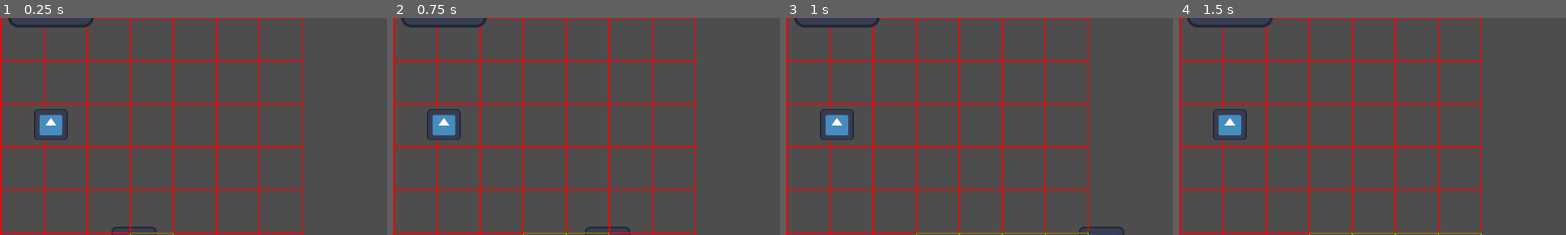
Above: before the commit, frames 1-4 (left to right).
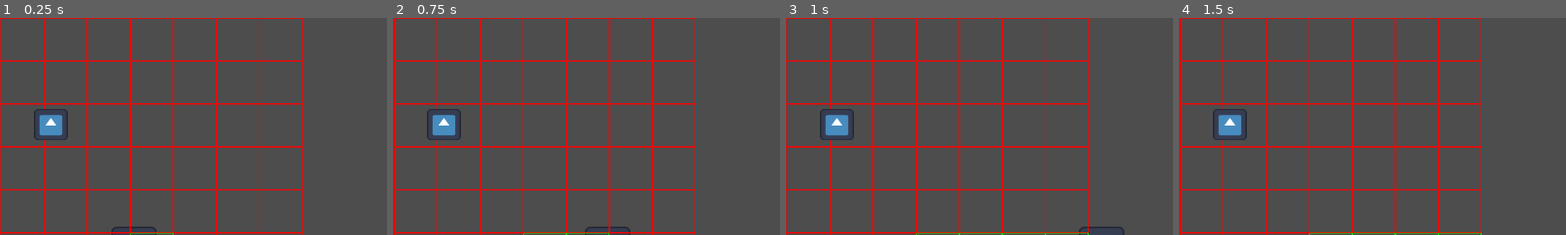
Above: after the commit, the same moments.

Repository: imanninen/test_godot
Game: Godot game, scene res://first_scene.tscn
Same seed, same stepped clock (60 frames per second), same inputs: the game is played once before the commit and once after it. The engine's default icon, where the game draws it, is replaced by a stand-in: a white triangle on a blue panel in a dark square.
Inputs:
- Up to frame 1 (0.25 s): no input
- Up to frame 2 (0.75 s): tap Enter (ui_accept) at 0.5, 0.6 s; hold D (right) from 0.53 s (still down)
- Up to frame 3 (1 s): keep holding D (right); tap Enter (ui_accept) at 0.77 s
- Up to frame 4 (1.5 s): keep holding D (right); tap Enter (ui_accept) at 1.07, 1.35 s
The pictures show only the part of the screen within x 17-66%, y 0-50%; the shares and areas given below are measured in that part.

The runs differ from the first frame. In frame 1, 0.4% of the frame differs, in the area x 2-25%, y 0-5%; in frame 2, 0.4%; in frame 3, 0.4%; in frame 4, 0.4%.

Commit message:
removed unnessesory files

Diff:
--- a/first_scene.tscn
+++ b/first_scene.tscn
@@ -1,16 +1,53 @@
-[gd_scene load_steps=9 format=3 uid="uid://o8lx8vysihq2"]
+[gd_scene load_steps=7 format=3 uid="uid://o8lx8vysihq2"]
 
 [ext_resource type="Script" path="res://aboba.gd" id="1_1bp27"]
 [ext_resource type="Script" path="res://root_script.gd" id="1_6wf8t"]
 [ext_resource type="Texture2D" uid="uid://dky24olesx0cv" path="res://icon.svg" id="1_lse16"]
 [ext_resource type="Script" path="res://input_nandle.gd" id="3_i4f1x"]
-[ext_resource type="Script" path="res://test_moving.gd" id="4_aqvcn"]
-[ext_resource type="Script" path="res://sprite_move.gd" id="5_aabp0"]
 
 [sub_resource type="CircleShape2D" id="CircleShape2D_krk70"]
 radius = 26.0768
 
-[sub_resource type="CircleShape2D" id="CircleShape2D_xm6ma"]
+[sub_resource type="GDScript" id="GDScript_u2q2n"]
+script/source = "extends Sprite2D
+
+var speed = 10
+# Called when the node enters the scene tree for the first time.
+func _ready():
+	pass # Replace with function body.
+
+
+
+# Called every frame. 'delta' is the elapsed time since the previous frame.
+func _process(delta):
+	var tmp = get_input()
+	global_position += tmp
+
+func get_input():
+	var input_direction = Input.get_vector(\"left\", \"right\", \"up\", \"down\")
+	var velocity = input_direction * speed
+	return velocity
+
+#func move(direction):
+	#global_position += direction
+#
+#func triggerKey(key: String):
+	#match key:
+		#\"A\":
+			#move(Vector2(-10, 0))
+		#\"D\":
+			#move(Vector2(10, 0))
+		#\"W\":
+			#move(Vector2(0, -10))
+		#\"S\":
+			#move(Vector2(0, 10))
+#
+#
+#func _input(event):
+	#print(event.as_text())
+	#if event is InputEventKey:
+		#triggerKey(event.as_text())
+"
 
 [node name="Node2D" type="Node2D"]
 z_index = 1
@@ -32,19 +69,9 @@
 [node name="Node" type="Node" parent="."]
 script = ExtResource("3_i4f1x")
 
-[node name="CharacterBody2D" type="CharacterBody2D" parent="."]
-script = ExtResource("4_aqvcn")
-
-[node name="CollisionShape2D" type="CollisionShape2D" parent="CharacterBody2D"]
-shape = SubResource("CircleShape2D_xm6ma")
-
-[node name="Sprite2D" type="Sprite2D" parent="CharacterBody2D"]
-position = Vector2(266, -50)
-texture = ExtResource("1_lse16")
-
 [node name="Player" type="Sprite2D" parent="."]
 z_as_relative = false
 position = Vector2(389.5, 343)
 scale = Vector2(0.53, 0.5)
 texture = ExtResource("1_lse16")
-script = ExtResource("5_aabp0")
+script = SubResource("GDScript_u2q2n")
--- a/sprite_move.gd
+++ /dev/null
@@ -1,38 +0,0 @@
-extends Sprite2D
-
-var speed = 10
-# Called when the node enters the scene tree for the first time.
-func _ready():
-	pass # Replace with function body.
-
-
-
-# Called every frame. 'delta' is the elapsed time since the previous frame.
-func _process(delta):
-	var tmp = get_input()
-	global_position += tmp
-
-func get_input():
-	var input_direction = Input.get_vector("left", "right", "up", "down")
-	var velocity = input_direction * speed
-	return velocity
-
-#func move(direction):
-	#global_position += direction
-#
-#func triggerKey(key: String):
-	#match key:
-		#"A":
-			#move(Vector2(-10, 0))
-		#"D":
-			#move(Vector2(10, 0))
-		#"W":
-			#move(Vector2(0, -10))
-		#"S":
-			#move(Vector2(0, 10))
-#
-#
-#func _input(event):
-	#print(event.as_text())
-	#if event is InputEventKey:
-		#triggerKey(event.as_text())
--- a/test_moving.gd
+++ /dev/null
@@ -1,28 +0,0 @@
-extends CharacterBody2D
-# this is just code genereted!!!!
-
-const SPEED = 300.0
-const JUMP_VELOCITY = -400.0
-
-# Get the gravity from the project settings to be synced with RigidBody nodes.
-var gravity = 0 # ProjectSettings.get_setting("physics/2d/default_gravity")
-
-
-func _physics_process(delta):
-	# Add the gravity.
-	if not is_on_floor():
-		velocity.y += gravity * delta
-
-	# Handle jump.
-	if Input.is_action_just_pressed("ui_accept") and is_on_floor():
-		velocity.y = JUMP_VELOCITY
-
-	# Get the input direction and handle the movement/deceleration.
-	# As good practice, you should replace UI actions with custom gameplay actions.
-	var direction = Input.get_axis("ui_left", "ui_right")
-	if direction:
-		velocity.x = direction * SPEED
-	else:
-		velocity.x = move_toward(velocity.x, 0, SPEED)
-
-	move_and_slide()
